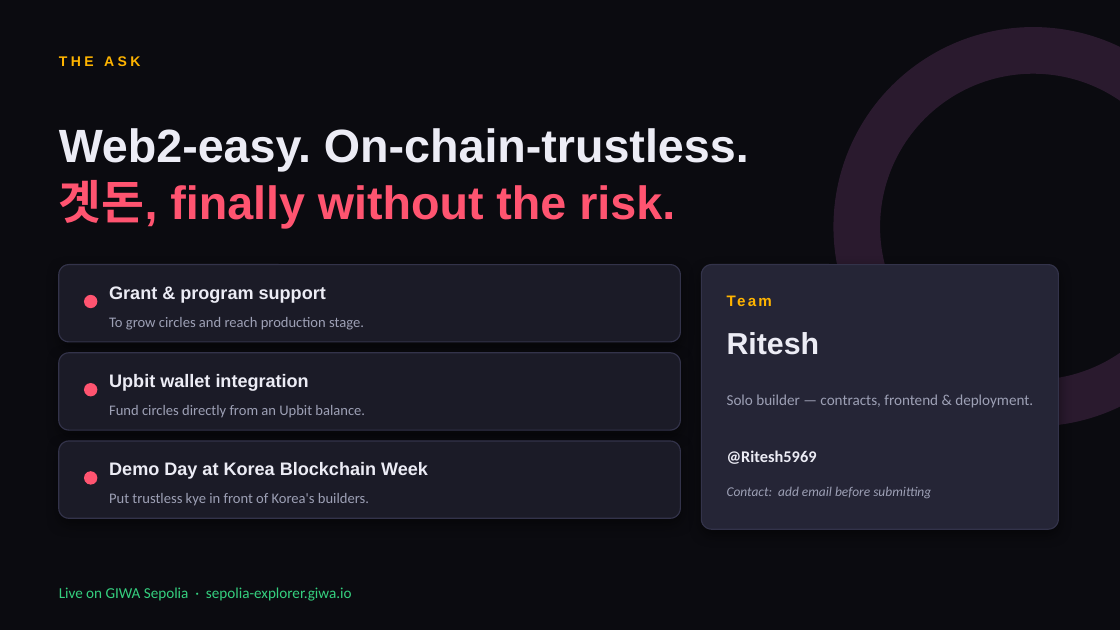
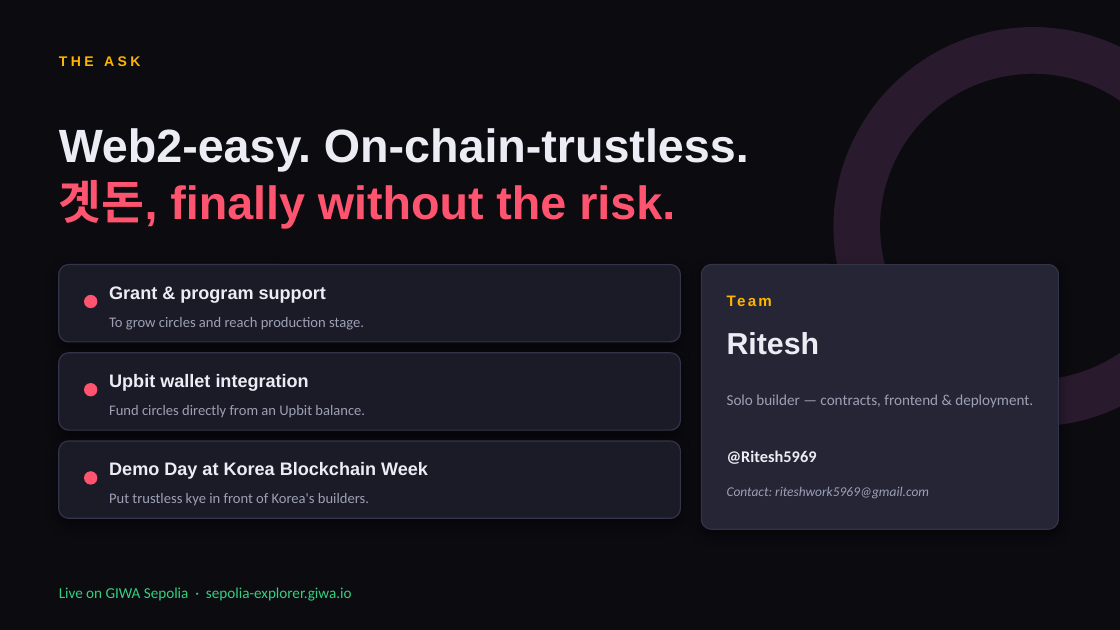
Before and after one commit to ritesh59697/JJAN, a slide deck: slide 10 of submission/Jjan-Pitch-Deck.pptx. Drawn at 1120x630 pixels with LibreOffice and Linux fonts; fonts in the diff are those of the drawing. Boxes give left, top, right and bottom in pixels: in the first picture for what was removed or moved away, otherwise in the second. Text is boxed around its words. In the diff, an @@ line names an element or a change of style, - is before the commit and + after.

Commit message:
docs: describe the live join and payout flow accurately in docs and deck
Social login and share links are roadmap, not live; joining is approve then join
with a browser wallet; anyone closes a round after the timer; a missed round
slashes up to one contribution from the bond. Deck slide 6 frames Upbit funding
as a goal, and slide 10 gets the contact email.

```diff
--- a/submission/Jjan-Pitch-Deck.pptx
+++ b/submission/Jjan-Pitch-Deck.pptx
@@ text at (727, 487, 929, 498): text changed @@
-Contact: add email before submitting
+Contact: riteshwork5969@gmail.com
```
Also in this commit, not shown: 2 other slides changed, 4 other files.
